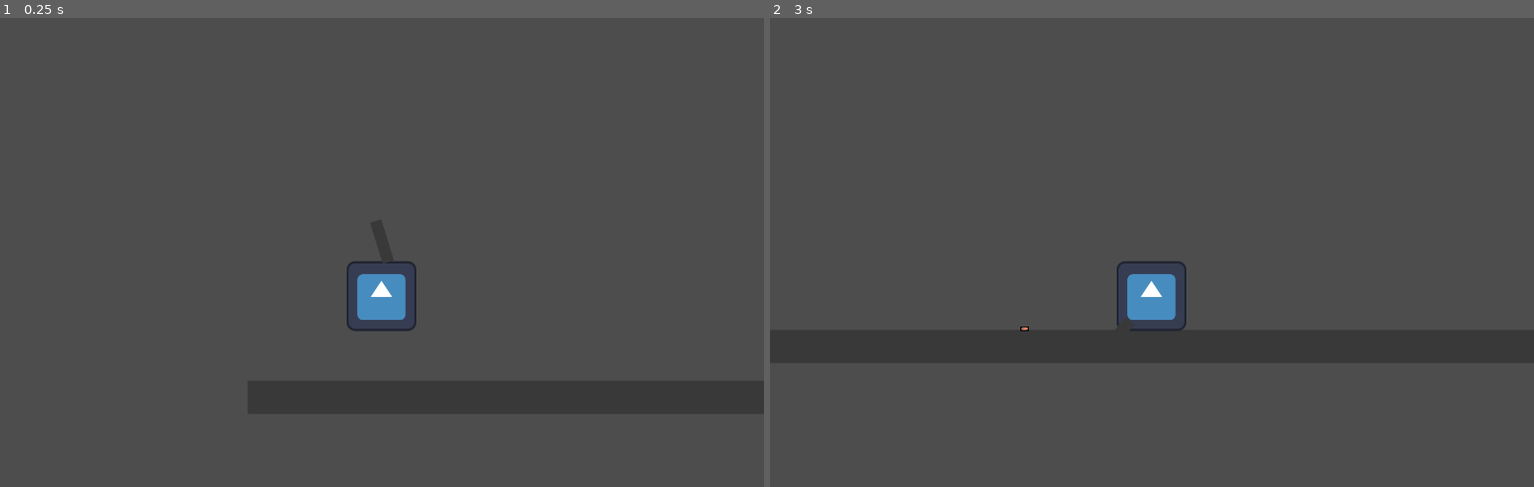
Above: before the commit, frames 1-2 (left to right).
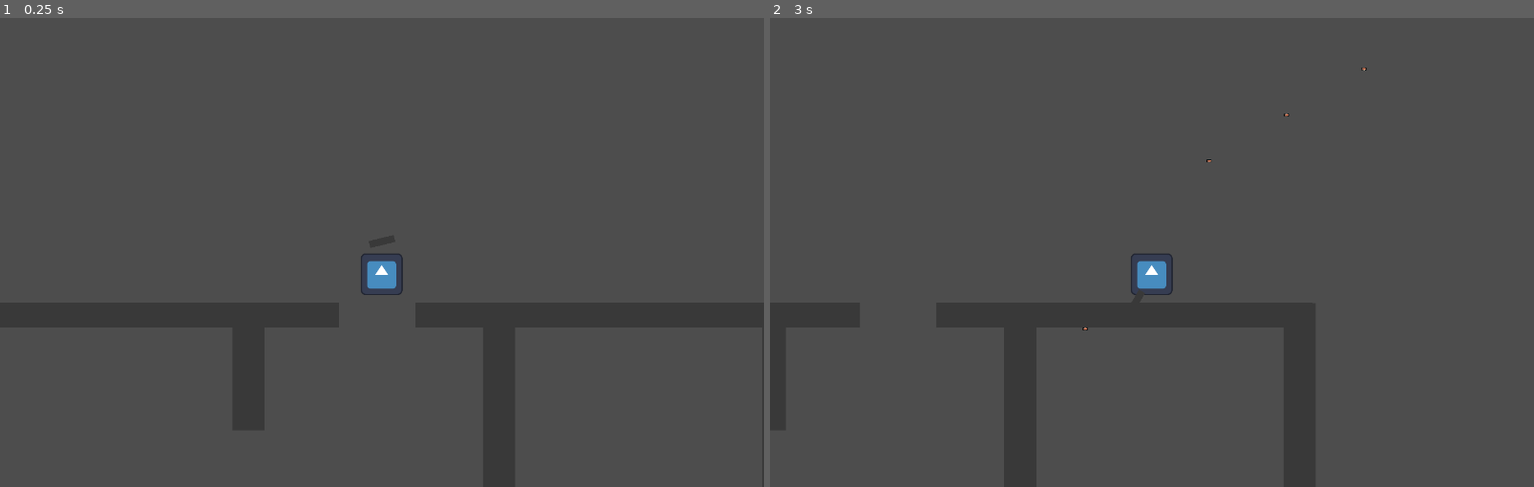
Above: after the commit, the same moments.

Repository: jceja3936/Speedial-Phoenix
Game: Godot game, scene res://scenes/level.tscn
Same seed, same stepped clock (60 frames per second), same inputs: the game is played once before the commit and once after it. The engine's default icon, where the game draws it, is replaced by a stand-in: a white triangle on a blue panel in a dark square.
Inputs (mouse positions are in pixels of both pictures, inside the frame that each line leads up to):
- Up to frame 1 (0.25 s): no input
- Up to frame 2 (3 s): move the mouse to (1320, 214) at 0.52 s; press the mouse at (1320, 214) at 0.53 s; hold Right (Right) 0.53-2.03 s; tap Space (jump) at 0.77, 0.8, 1.07, 1.35, 1.52, 1.82, 2.3 s; move the mouse to (999, 266) at 1.27 s; release the mouse at (999, 266) at 1.28 s; click (999, 266) at 1.55 s; move the mouse to (1228, 135) at 2.02 s; press the mouse at (1228, 135) at 2.03 s; hold Left (Left) 2.03-2.78 s; move the mouse to (1113, 341) at 2.77 s; release the mouse at (1113, 341) at 2.78 s; hold Right (Right) from 2.78 s (still down); click (1113, 341) at 2.85 s

The runs differ from the first frame. In frame 1, 0.8% of the frame differs, in the area x 45-55%, y 50-67%; in frame 2, 1.0%, in the area x 32-79%, y 10-67%.

Commit message:
level designed
Decided to go for a "hotline miami" practice game, simple but has some concepts in it that I haven't programmed before (enemies, weapons, topdown design)

Diff:
--- a/3d1/player.gd
+++ b/3d1/player.gd
@@ -6,37 +6,29 @@
 @export var jumpSFX : AudioStreamPlayer2D
 @export var bullet : PackedScene = load("res://scenes/bullet.tscn")
 @export var gun : Node2D
+var canFire : bool
 
-# Called when the node enters the scene tree for the first time.
+
 func _ready() -> void:
-	pass # Replace with function body.
-
+	canFire = true
 
 # Called every frame. 'delta' is the elapsed time since the previous frame.
 func _process(delta: float) -> void:
 
-	if Input.is_action_just_pressed("shoot"):
-		fire()
-		print("shoot pressed")
+	if Input.is_action_pressed("shoot"):
+		if canFire:
+			fire()
 
-	if not is_on_floor():
-		velocity.y += GRAVITY * delta
 
-	if Input.is_action_just_released("jump") and velocity.y < 0:
-		velocity.y = jump / 4
-
-	if Input.is_action_just_pressed("jump") and is_on_floor():
-		velocity.y = jump
-		jumpSFX.play()
-	var dir = Input.get_axis("Left","Right")
+	var dir = Input.get_vector("Left","Right", "Up", "Down")
 	if dir:
-		velocity.x = dir * speed
+		velocity = dir * speed
 	else:
-		velocity.x = move_toward(velocity.x, 0, speed)
-
+		velocity = Vector2(0,0)
 	move_and_slide()
 
 func fire() -> void:
+	canFire = false
 	var bullet = bullet.instantiate()
 	bullet.dir = get_angle_to(get_global_mouse_position())
 	bullet.pos = gun.global_position
@@ -44,3 +36,7 @@
 	add_child(bullet)
 	await get_tree().create_timer(.8).timeout
 	bullet.queue_free()
+
+
+func _on_timer_timeout() -> void:
+	canFire = true
--- a/3d1/project.godot
+++ b/3d1/project.godot
@@ -52,3 +52,9 @@
 "events": [Object(InputEventMouseButton,"resource_local_to_scene":false,"resource_name":"","device":-1,"window_id":0,"a …(253 unchanged characters)…
 ]
 }
+Up={
+"deadzone": 0.2,
+"events": [Object(InputEventKey,"resource_local_to_scene":false,"resource_name":"","device":-1,"window_id":0,"alt_pressed":false,"shift_pressed":false,"ctrl_pressed":false,"meta_pressed":false,"pressed":false,"keycode":0,"physical_keycode":87,"key_label":0,"unicode":119,"location":0,"echo":false,"script":null)
+, Object(InputEventKey,"resource_local_to_scene":false,"resource_name":"","device":-1,"window_id":0,"alt_pressed":false,"shift_pressed":false,"ctrl_pressed":false,"meta_pressed":false,"pressed":false,"keycode":0,"physical_keycode":4194320,"key_label":0,"unicode":0,"location":0,"echo":false,"script":null)
+]
+}
--- a/3d1/scenes/level.tscn
+++ b/3d1/scenes/level.tscn
@@ -1,63 +1,165 @@
-[gd_scene load_steps=5 format=3 uid="uid://e64wgf8otggf"]
+[gd_scene load_steps=13 format=3 uid="uid://e64wgf8otggf"]
 
 [ext_resource type="Texture2D" uid="uid://cl21634jajktv" path="res://assets/basicSquare.svg" id="1_w7c3h"]
 [ext_resource type="PackedScene" uid="uid://drhq6gxwrpafr" path="res://scenes/player.tscn" id="2_w8frs"]
-[ext_resource type="PackedScene" uid="uid://be6urb1y6j6q4" path="res://scenes/death_box.tscn" id="3_w8frs"]
 
 [sub_resource type="RectangleShape2D" id="RectangleShape2D_w7c3h"]
-size = Vector2(50, 1071.5)
+size = Vector2(57.5, 49.4118)
+
+[sub_resource type="RectangleShape2D" id="RectangleShape2D_w8frs"]
+size = Vector2(333.018, 2.48405)
+
+[sub_resource type="RectangleShape2D" id="RectangleShape2D_mx8sn"]
+size = Vector2(702, 43)
+
+[sub_resource type="RectangleShape2D" id="RectangleShape2D_ppgk2"]
+size = Vector2(57, 54.7872)
+
+[sub_resource type="RectangleShape2D" id="RectangleShape2D_2r41h"]
+size = Vector2(49, 88.7324)
+
+[sub_resource type="RectangleShape2D" id="RectangleShape2D_klq6b"]
+size = Vector2(56, 59.7418)
+
+[sub_resource type="RectangleShape2D" id="RectangleShape2D_b121j"]
+size = Vector2(57, 53.8235)
+
+[sub_resource type="RectangleShape2D" id="RectangleShape2D_8c41q"]
+size = Vector2(56, 57.2388)
+
+[sub_resource type="RectangleShape2D" id="RectangleShape2D_olg7q"]
+size = Vector2(696.491, 40)
+
+[sub_resource type="RectangleShape2D" id="RectangleShape2D_t1rx8"]
+size = Vector2(58, 54.2553)
 
 [node name="Level" type="Node2D"]
 
-[node name="Walls" type="Node2D" parent="."]
-position = Vector2(40, 0)
-
-[node name="StaticBody2D" type="StaticBody2D" parent="Walls"]
-collision_layer = 3
-collision_mask = 3
-
-[node name="CollisionShape2D" type="CollisionShape2D" parent="Walls/StaticBody2D"]
-position = Vector2(1954, 324)
-shape = SubResource("RectangleShape2D_w7c3h")
-
-[node name="StaticBody2D3" type="StaticBody2D" parent="Walls"]
-collision_layer = 3
-collision_mask = 3
-
-[node name="CollisionShape2D" type="CollisionShape2D" parent="Walls/StaticBody2D3"]
-position = Vector2(958, -14)
-rotation = 1.5708
-scale = Vector2(1, 2)
-shape = SubResource("RectangleShape2D_w7c3h")
-
-[node name="StaticBody2D4" type="StaticBody2D" parent="Walls"]
-collision_layer = 3
-collision_mask = 3
-
-[node name="CollisionShape2D" type="CollisionShape2D" parent="Walls/StaticBody2D4"]
-position = Vector2(920.5, 660.001)
-rotation = 1.5708
-scale = Vector2(1, 2)
-shape = SubResource("RectangleShape2D_w7c3h")
-
-[node name="Sprite2D" type="Sprite2D" parent="Walls/StaticBody2D4"]
-position = Vector2(923, 663.5)
-scale = Vector2(35.4, 1.12963)
-texture = ExtResource("1_w7c3h")
-
 [node name="Player" parent="." instance=ExtResource("2_w8frs")]
-position = Vector2(147, 445)
+position = Vector2(964, -239)
 
 [node name="Camera2D" type="Camera2D" parent="Player"]
 offset = Vector2(0, -100)
+zoom = Vector2(0.6, 0.6)
 
-[node name="death" type="Node2D" parent="."]
-position = Vector2(-774, 824)
+[node name="walls" type="Node2D" parent="."]
+position = Vector2(978, 441)
+scale = Vector2(3.28417, 0.119149)
 
-[node name="Death box" parent="death" instance=ExtResource("3_w8frs")]
-respawnPnt = Vector2(147, 445)
+[node name="StaticBody2D" type="StaticBody2D" parent="walls"]
+position = Vector2(-128.5, -3140.63)
+scale = Vector2(0.5, 53.125)
 
-[node name="Death box2" parent="death" instance=ExtResource("3_w8frs")]
-position = Vector2(-907, -896)
-rotation = -1.55868
-respawnPnt = Vector2(147, 445)
+[node name="Sprite2D" type="Sprite2D" parent="walls/StaticBody2D"]
+texture = ExtResource("1_w7c3h")
+
+[node name="CollisionShape2D" type="CollisionShape2D" parent="walls/StaticBody2D"]
+position = Vector2(-0.25, 2.05884)
+shape = SubResource("RectangleShape2D_w7c3h")
+
+[node name="StaticBody2D2" type="StaticBody2D" parent="walls"]
+position = Vector2(-219, -4656.25)
+scale = Vector2(0.5, 15.625)
+
+[node name="Sprite2D" type="Sprite2D" parent="walls/StaticBody2D2"]
+scale = Vector2(11.64, 0.76)
+texture = ExtResource("1_w7c3h")
+
+[node name="CollisionShape2D" type="CollisionShape2D" parent="walls/StaticBody2D2"]
+position = Vector2(0, 1.52588e-05)
+scale = Vector2(2.10199, -16.9079)
+shape = SubResource("RectangleShape2D_w8frs")
+
+[node name="StaticBody2D3" type="StaticBody2D" parent="walls"]
+position = Vector2(201.5, -4656.25)
+scale = Vector2(0.5, 15.625)
+
+[node name="Sprite2D" type="Sprite2D" parent="walls/StaticBody2D3"]
+scale = Vector2(11.64, 0.76)
+texture = ExtResource("1_w7c3h")
+
+[node name="CollisionShape2D" type="CollisionShape2D" parent="walls/StaticBody2D3"]
+position = Vector2(2, -0.5)
+shape = SubResource("RectangleShape2D_mx8sn")
+
+[node name="StaticBody2D4" type="StaticBody2D" parent="walls"]
+position = Vector2(104.5, -2031.25)
+scale = Vector2(0.5, 88.125)
+
+[node name="Sprite2D" type="Sprite2D" parent="walls/StaticBody2D4"]
+texture = ExtResource("1_w7c3h")
+
+[node name="CollisionShape2D" type="CollisionShape2D" parent="walls/StaticBody2D4"]
+position = Vector2(-0.5, -0.443264)
+shape = SubResource("RectangleShape2D_ppgk2")
+
+[node name="StaticBody2D5" type="StaticBody2D" parent="walls"]
+position = Vector2(-379, -843.75)
+scale = Vector2(0.5, 133.125)
+
+[node name="Sprite2D" type="Sprite2D" parent="walls/StaticBody2D5"]
+position = Vector2(0, 15.5493)
+scale = Vector2(1, 1.5759)
+texture = ExtResource("1_w7c3h")
+
+[node name="CollisionShape2D" type="CollisionShape2D" parent="walls/StaticBody2D5"]
+position = Vector2(5, 16.6667)
+shape = SubResource("RectangleShape2D_2r41h")
+
+[node name="StaticBody2D6" type="StaticBody2D" parent="walls"]
+position = Vector2(-253.5, 2281.25)
+rotation = 1.5708
+scale = Vector2(15.625, 4.26)
+
+[node name="Sprite2D" type="Sprite2D" parent="walls/StaticBody2D6"]
+texture = ExtResource("1_w7c3h")
+
+[node name="CollisionShape2D" type="CollisionShape2D" parent="walls/StaticBody2D6"]
+position = Vector2(-1, -2.64085)
+shape = SubResource("RectangleShape2D_klq6b")
+
+[node name="StaticBody2D7" type="StaticBody2D" parent="walls"]
+position = Vector2(-128.5, 1312.5)
+scale = Vector2(0.5, 53.125)
+
+[node name="Sprite2D" type="Sprite2D" parent="walls/StaticBody2D7"]
+texture = ExtResource("1_w7c3h")
+
+[node name="CollisionShape2D" type="CollisionShape2D" parent="walls/StaticBody2D7"]
+position = Vector2(0.5, 0.147034)
+shape = SubResource("RectangleShape2D_b121j")
+
+[node name="StaticBody2D8" type="StaticBody2D" parent="walls"]
+position = Vector2(364.5, 1250)
+scale = Vector2(0.5, 209.375)
+
+[node name="Sprite2D" type="Sprite2D" parent="walls/StaticBody2D8"]
+scale = Vector2(1, 1.1)
+texture = ExtResource("1_w7c3h")
+
+[node name="CollisionShape2D" type="CollisionShape2D" parent="walls/StaticBody2D8"]
+position = Vector2(-2, -1.00746)
+shape = SubResource("RectangleShape2D_8c41q")
+
+[node name="StaticBody2D9" type="StaticBody2D" parent="walls"]
+position = Vector2(-12.5, 7203.12)
+scale = Vector2(1.14, 15.625)
+
+[node name="Sprite2D" type="Sprite2D" parent="walls/StaticBody2D9"]
+scale = Vector2(11.64, 0.76)
+texture = ExtResource("1_w7c3h")
+
+[node name="CollisionShape2D" type="CollisionShape2D" parent="walls/StaticBody2D9"]
+position = Vector2(0.438629, 0)
+shape = SubResource("RectangleShape2D_olg7q")
+
+[node name="StaticBody2D11" type="StaticBody2D" parent="walls"]
+position = Vector2(104.5, 4937.5)
+scale = Vector2(0.5, 88.125)
+
+[node name="Sprite2D" type="Sprite2D" parent="walls/StaticBody2D11"]
+texture = ExtResource("1_w7c3h")
+
+[node name="CollisionShape2D" type="CollisionShape2D" parent="walls/StaticBody2D11"]
+position = Vector2(0, -0.177307)
+shape = SubResource("RectangleShape2D_t1rx8")
--- a/3d1/scenes/player.tscn
+++ b/3d1/scenes/player.tscn
@@ -30,3 +30,9 @@
 [node name="gun" parent="." node_paths=PackedStringArray("player") instance=ExtResource("5_qlg0r")]
 position = Vector2(120, 1)
 player = NodePath("..")
+
+[node name="Timer" type="Timer" parent="."]
+wait_time = 0.2
+autostart = true
+
+[connection signal="timeout" from="Timer" to="." method="_on_timer_timeout"]
